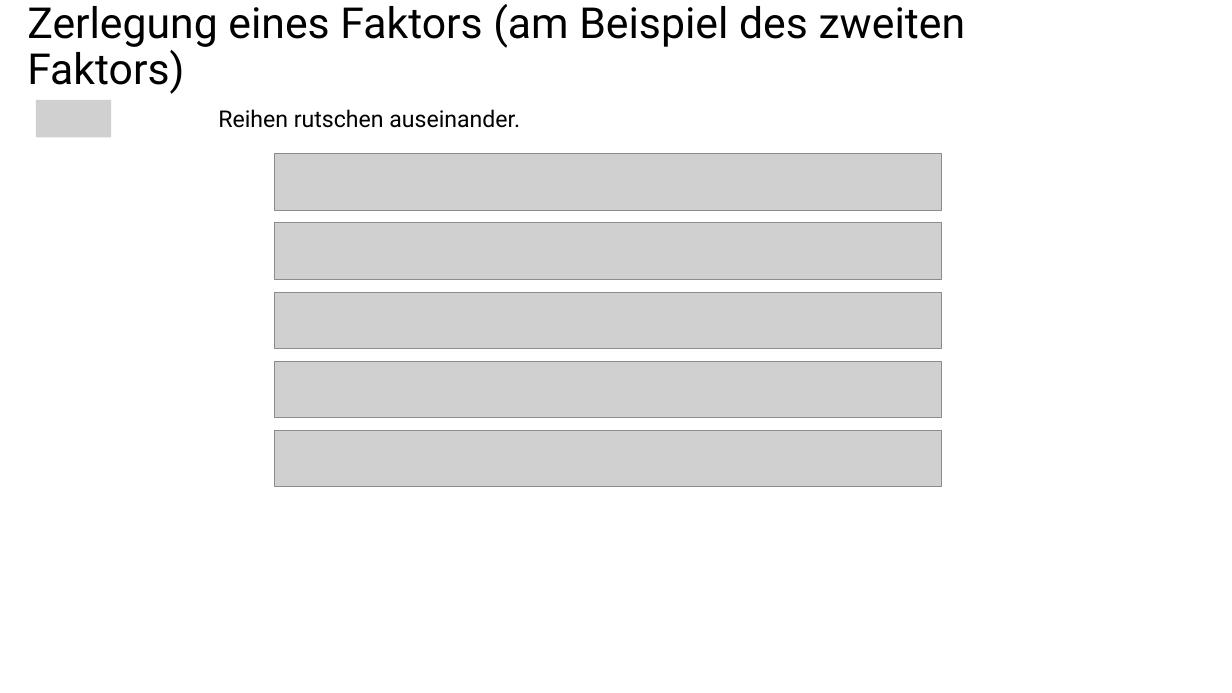
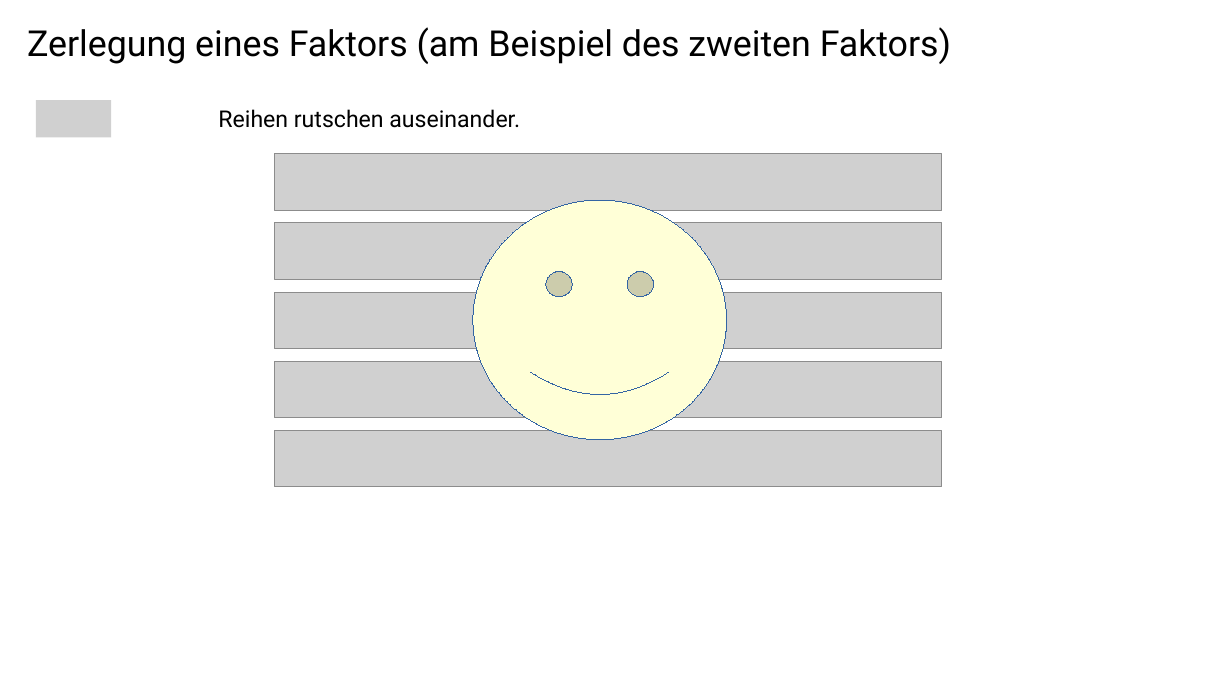
Before and after one commit to MismatchEta/divomath-VAMs, a slide deck: slide 16 of v4.0.0/Überlegungen_Rechteckfeld_250430.pptx. Drawn at 1232x693 pixels with LibreOffice and Linux fonts; fonts in the diff are those of the drawing; grey boxes stand for pictures. Boxes give left, top, right and bottom in pixels: in the first picture for what was removed or moved away, otherwise in the second. Text is boxed around its words. In the diff, an @@ line names an element or a change of style, - is before the commit and + after.

```diff
--- a/v4.0.0/Überlegungen_Rechteckfeld_250430.pptx
+++ b/v4.0.0/Überlegungen_Rechteckfeld_250430.pptx
@@ text "Zerlegung eines Faktors (am Beispiel ..." at (x1=27, y1=27, x2=951, y2=64): size 33.3 to 27.9 pt; line spacing 0.9 to 0.7 @@
@@ smiley face added at (x1=473, y1=201, x2=727, y2=440), fill #FFFFD7, outline #3465A4 0 pt @@
```
Also in this commit, not shown: 16 other slides changed, 16 other files.
